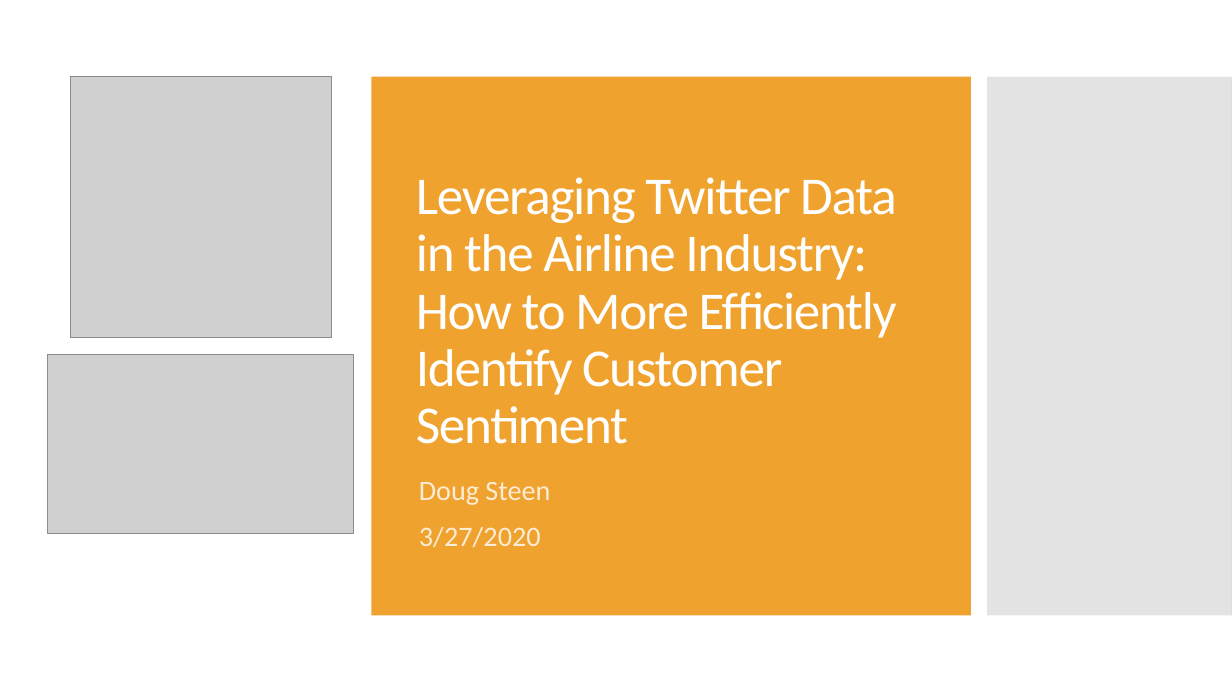
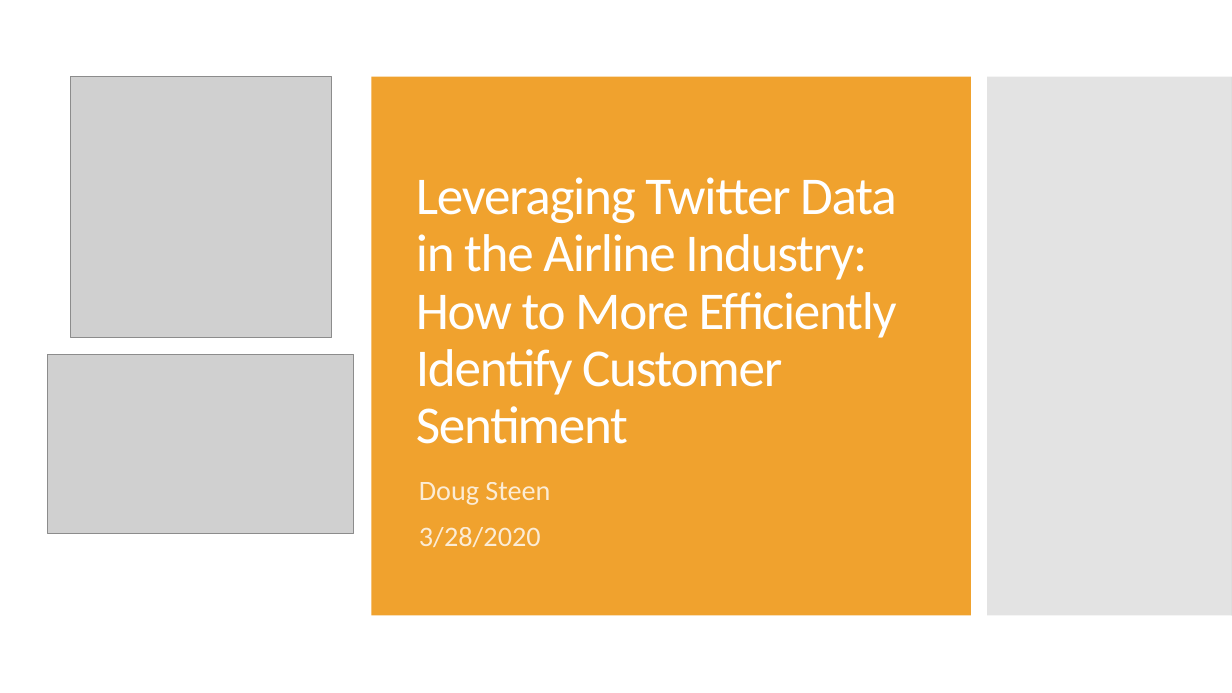
Before and after one commit to douglaspsteen/dsc-capstone-project-v2-online-ds-ft-100719, a slide deck: slide 1 of doug_steen_capstone_pres.pptx. Drawn at 1232x693 pixels with LibreOffice and Linux fonts; fonts in the diff are those of the drawing; grey boxes stand for pictures. Boxes give left, top, right and bottom in pixels: in the first picture for what was removed or moved away, otherwise in the second. Text is boxed around its words. In the diff, an @@ line names an element or a change of style, - is before the commit and + after.

```diff
--- a/doug_steen_capstone_pres.pptx
+++ b/doug_steen_capstone_pres.pptx
@@ subtitle at [419, 527, 541, 547]: text changed @@
-3/27/2020
+3/28/2020
```
Also in this commit, not shown: 5 other slides changed, 1 other file.
